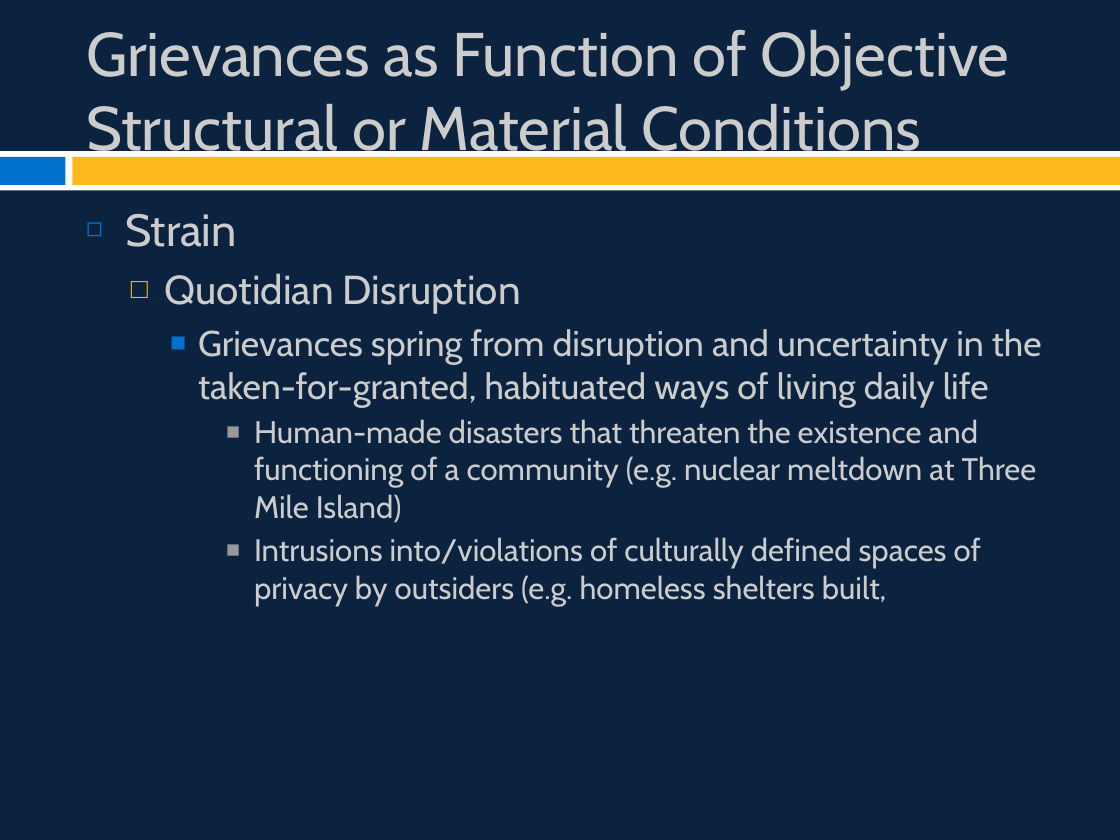
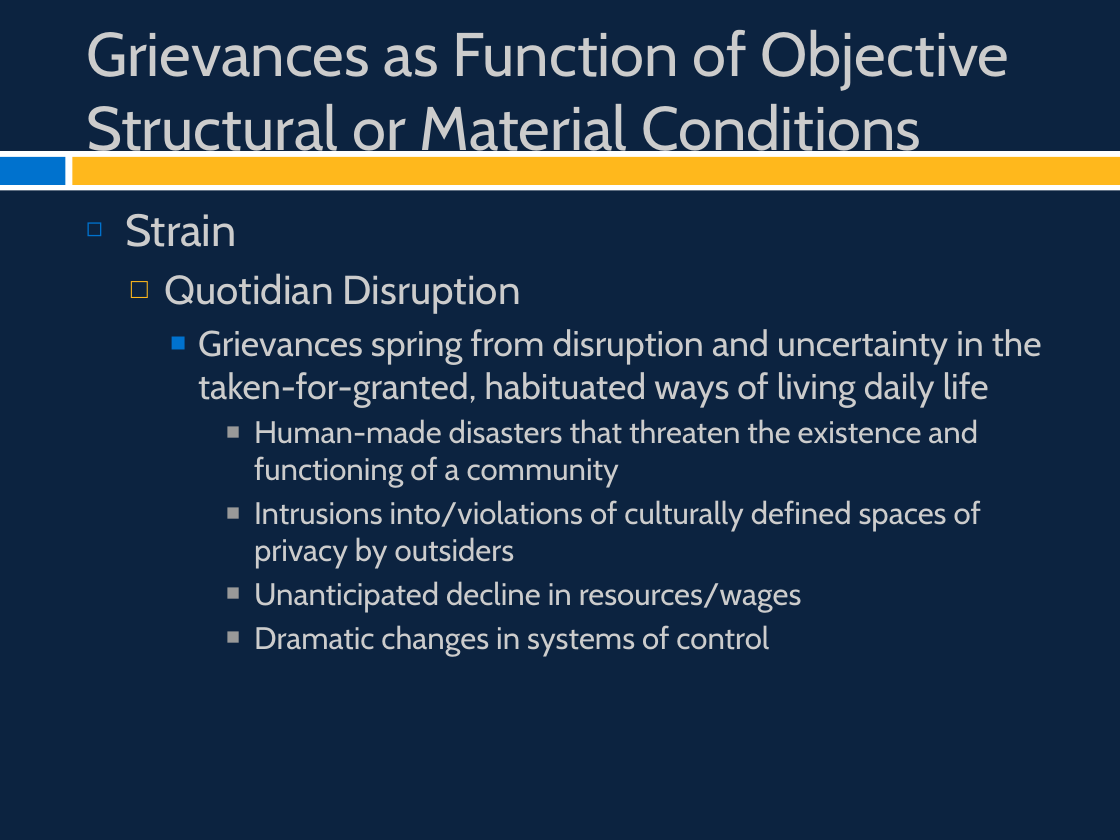
Before and after one commit to burrelvannjr/movements_csuf, a slide deck: slide 14 of ppts/Chapter 2 Slides.pptx (slide 15 before the commit). Drawn at 1120x840 pixels with LibreOffice and Linux fonts; fonts in the diff are those of the drawing. Boxes give left, top, right and bottom in pixels: in the first picture for what was removed or moved away, otherwise in the second. Text is boxed around its words. In the diff, an @@ line names an element or a change of style, - is before the commit and + after.

```diff
--- a/ppts/Chapter 2 Slides.pptx
+++ b/ppts/Chapter 2 Slides.pptx
@@ text at (x1=254, y1=419, x2=981, y2=656): text changed @@
-      ■ Human-made disasters that threaten the existence and functioning of a community (e.g. nuclear meltdown at Three Mile Island)
-      ■ Intrusions into/violations of culturally defined spaces of privacy by outsiders (e.g. homeless shelters built,
+      ■ Human-made disasters that threaten the existence and functioning of a community
+      ■ Intrusions into/violations of culturally defined spaces of privacy by outsiders
+      ■ Unanticipated decline in resources/wages
+      ■ Dramatic changes in systems of control
```
Also in this commit, not shown: 5 other slides changed, 13 slides added, 1 slide removed, 42 other files.
